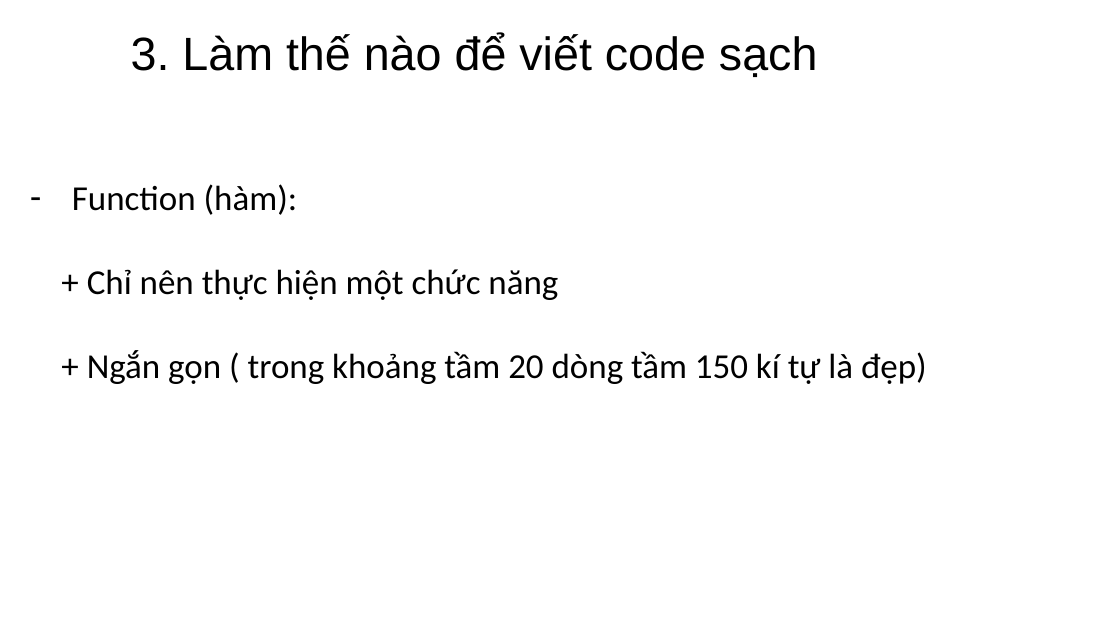
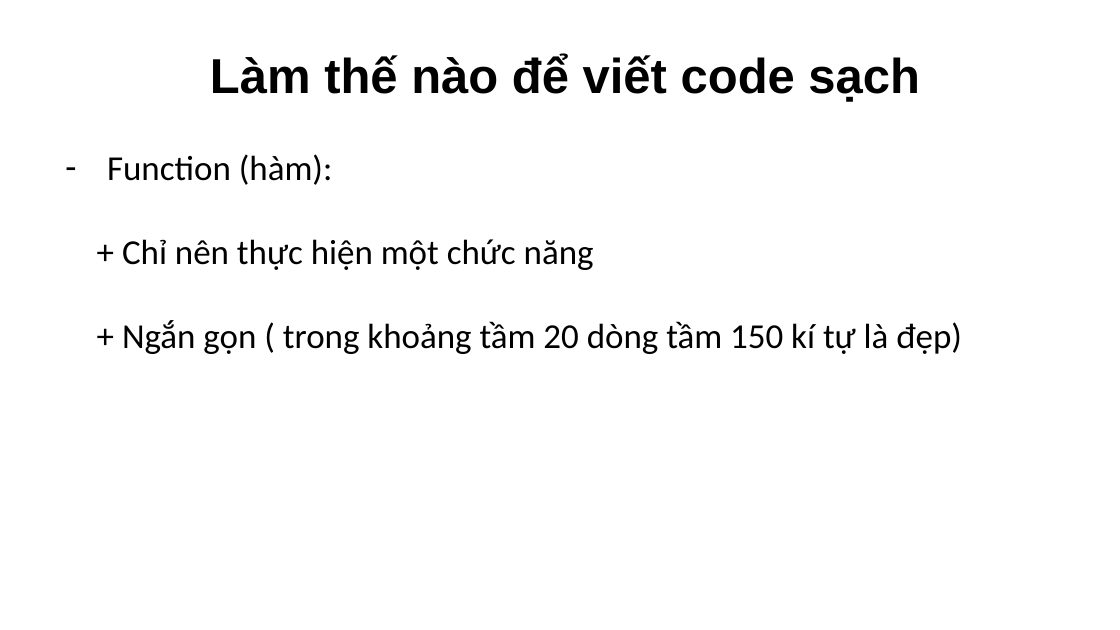
Before and after one commit to quocTuan02/demo, a slide deck: slide 17 of Note/CleanCode.pptx (slide 18 before the commit). Drawn at 1120x630 pixels with LibreOffice and Linux fonts; fonts in the diff are those of the drawing. Boxes give left, top, right and bottom in pixels: in the first picture for what was removed or moved away, otherwise in the second. Text is boxed around its words. In the diff, an @@ line names an element or a change of style, - is before the commit and + after.

```diff
--- a/Note/CleanCode.pptx
+++ b/Note/CleanCode.pptx
@@ text at [210, 54, 920, 102]: text changed; size 40 to 42 pt; bold on @@
-3. Làm thế nào để viết code sạch
+Làm thế nào để viết code sạch
@@ text "Function (hàm):": place and size @@
-text "Function (hàm):" at [72, 184, 927, 384]
+text "Function (hàm):" at [107, 154, 962, 354]
```
Also in this commit, not shown: 16 other slides changed, 4 slides added, 5 slides removed.
